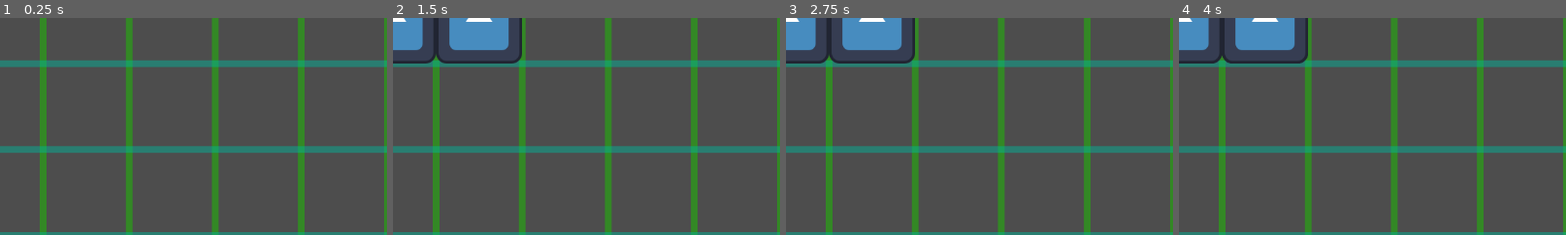
Above: before the commit, frames 1-4 (left to right).
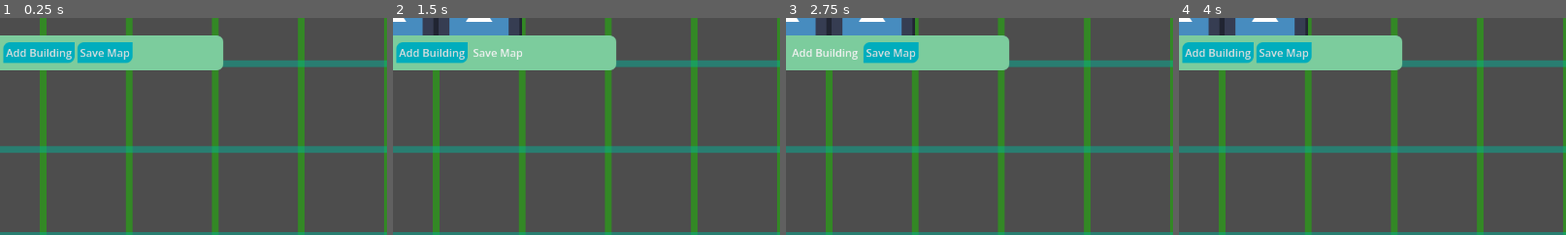
Above: after the commit, the same moments.

Repository: icebear-mc/Genesis
Game: Godot game, scene res://scenes/world.tscn
Same seed, same stepped clock (60 frames per second), same inputs: the game is played once before the commit and once after it. The engine's default icon, where the game draws it, is replaced by a stand-in: a white triangle on a blue panel in a dark square.
Inputs (mouse positions are % of the whole screen's width and height, from its top left):
- Up to frame 1 (0.25 s): no input
- Up to frame 2 (1.5 s): click (5, 8) at 0.5 s, where only the run after the commit has a clickable "Add Building"; click (14, 8) at 1.25 s, where only the run after the commit has a clickable "Save Map"
- Up to frame 3 (2.75 s): click (5, 8) at 2 s, where only the run after the commit has a clickable "Add Building"
- Up to frame 4 (4 s): click (5, 8) at 2.75 s, where only the run after the commit has a clickable "Add Building"; tap Enter at 3.5 s; drag from (11, 1) to (60, 28) at 3.52 s
The pictures show only the part of the screen within x 0-50%, y 0-50%; the shares and areas given below are measured in that part.

The runs differ from the first frame. In frame 1, 9.2% of the frame differs, in the area x 0-58%, y 8-25%; in frame 2, 9.2%; in frame 3, 9.2%; in frame 4, 9.2%.

Commit message:
Topmenus out!
added a topmenu

Diff:
--- a/project.godot
+++ b/project.godot
@@ -11,7 +11,7 @@
 [application]
 
 config/name="Genesis"
-config/version="0.2.0a"
+config/version="0.2.1"
 run/main_scene="uid://cxwoig5vohwof"
 config/features=PackedStringArray("4.6", "GL Compatibility")
 config/icon="res://assets/icons/icon.svg"
--- /dev/null
+++ b/scenes/top_menu.tscn
@@ -0,0 +1,48 @@
+[gd_scene format=3 uid="uid://b68kwpurh6i5k"]
+
+[sub_resource type="StyleBoxFlat" id="StyleBoxFlat_327hm"]
+bg_color = Color(0.4862745, 0.8, 0.6156863, 1)
+corner_radius_top_right = 10
+corner_radius_bottom_right = 10
+
+[sub_resource type="Theme" id="Theme_327hm"]
+
+[sub_resource type="StyleBoxFlat" id="StyleBoxFlat_uxvdx"]
+bg_color = Color(1.6364455e-06, 0.6786777, 0.7395539, 1)
+corner_radius_top_left = 10
+corner_radius_bottom_right = 10
+
+[node name="TopMenu" type="CanvasLayer" unique_id=1907492476]
+
+[node name="Panel" type="Panel" parent="." unique_id=765298844]
+offset_top = 26.0
+offset_right = 332.0
+offset_bottom = 78.0
+size_flags_horizontal = 4
+theme_override_styles/panel = SubResource("StyleBoxFlat_327hm")
+
+[node name="HBoxContainer" type="HBoxContainer" parent="." unique_id=1650034011]
+offset_left = 5.0
+offset_top = 31.0
+offset_right = 111.0
+offset_bottom = 71.0
+
+[node name="Button" type="Button" parent="." unique_id=342166308]
+offset_left = 5.0
+offset_top = 36.0
+offset_right = 111.0
+offset_bottom = 67.0
+theme = SubResource("Theme_327hm")
+theme_type_variation = &"FlatButton"
+theme_override_styles/normal = SubResource("StyleBoxFlat_uxvdx")
+text = "Add Building"
+
+[node name="Button2" type="Button" parent="." unique_id=382322479]
+offset_left = 115.0
+offset_top = 36.0
+offset_right = 197.0
+offset_bottom = 67.0
+theme = SubResource("Theme_327hm")
+theme_type_variation = &"FlatButton"
+theme_override_styles/normal = SubResource("StyleBoxFlat_uxvdx")
+text = "Save Map"
--- a/scenes/world.tscn
+++ b/scenes/world.tscn
@@ -3,6 +3,7 @@
 [ext_resource type="Script" uid="uid://cdocl7iddro7f" path="res://scripts/world.gd" id="1_4wyf3"]
 [ext_resource type="Script" uid="uid://bc322lg8cao7v" path="res://scripts/camera.gd" id="1_nnsk1"]
 [ext_resource type="Script" uid="uid://ci3kbpegl8abm" path="res://addons/grid_display/grid_display.gd" id="3_4wyf3"]
+[ext_resource type="PackedScene" uid="uid://b68kwpurh6i5k" path="res://scenes/top_menu.tscn" id="4_k0juu"]
 
 [node name="World" type="Node2D" unique_id=1580335908]
 script = ExtResource("1_4wyf3")
@@ -24,3 +25,5 @@
 vline_color = Color(0, 0.7254902, 0.6156863, 0.45882353)
 hline_color = Color(0.101960786, 0.7529412, 0, 0.5137255)
 metadata/_custom_type_script = "uid://ci3kbpegl8abm"
+
+[node name="TopMenu" parent="." unique_id=498499722 instance=ExtResource("4_k0juu")]
